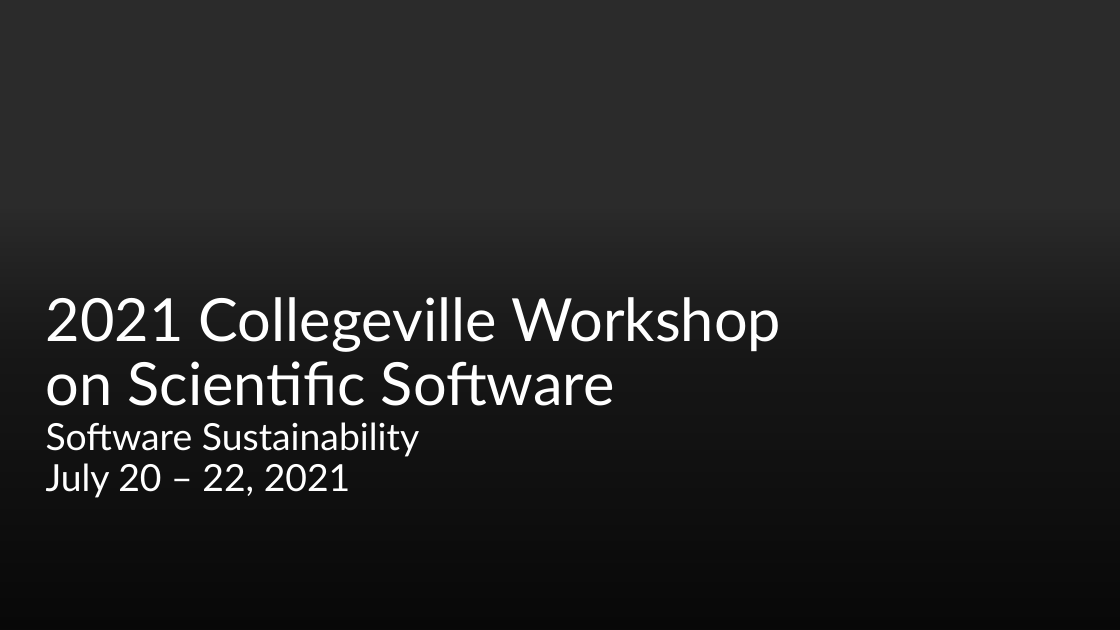
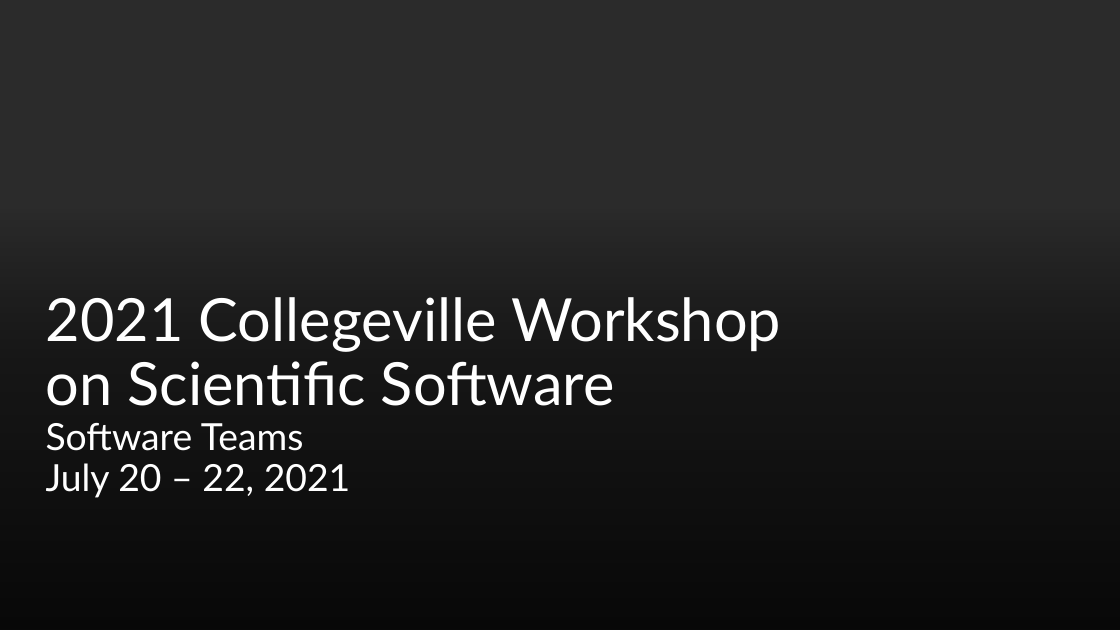
Before and after one commit to Collegeville/CW21, a slide deck: slide 1 of assets/Collegeville21WorkshopImages.pptx. Drawn at 1120x630 pixels with LibreOffice and Linux fonts; fonts in the diff are those of the drawing; background and template pictures are left out; a plain dark background stands for a picture behind light text. Boxes give left, top, right and bottom in pixels: in the first picture for what was removed or moved away, otherwise in the second. Text is boxed around its words. In the diff, an @@ line names an element or a change of style, - is before the commit and + after.

Commit message:
Update to Software Teams theme

```diff
--- a/assets/Collegeville21WorkshopImages.pptx
+++ b/assets/Collegeville21WorkshopImages.pptx
@@ title at [46,297,781,498]: text changed @@
-2021 Collegeville Workshop on Scientific Software
-Software Sustainability
-July 20 – 22, 2021
+2021 Collegeville Workshop on Scientific Software
+Software Teams
+July 20 – 22, 2021
```
Also in this commit, not shown: 5 other slides changed, 2 other files.
